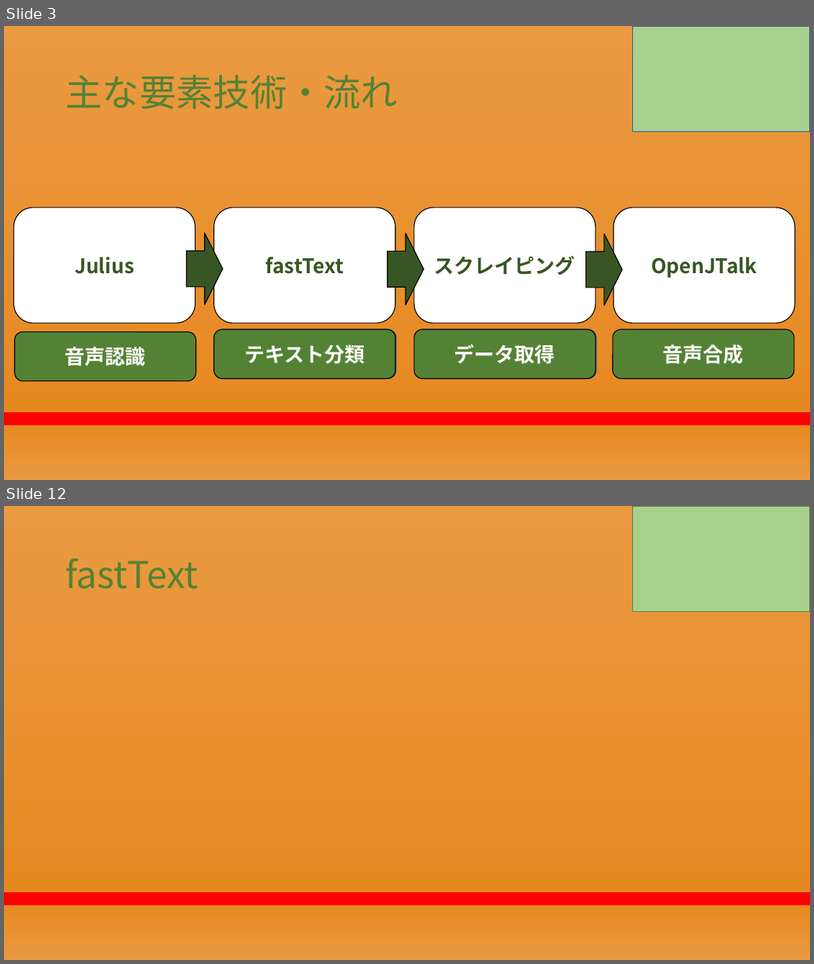
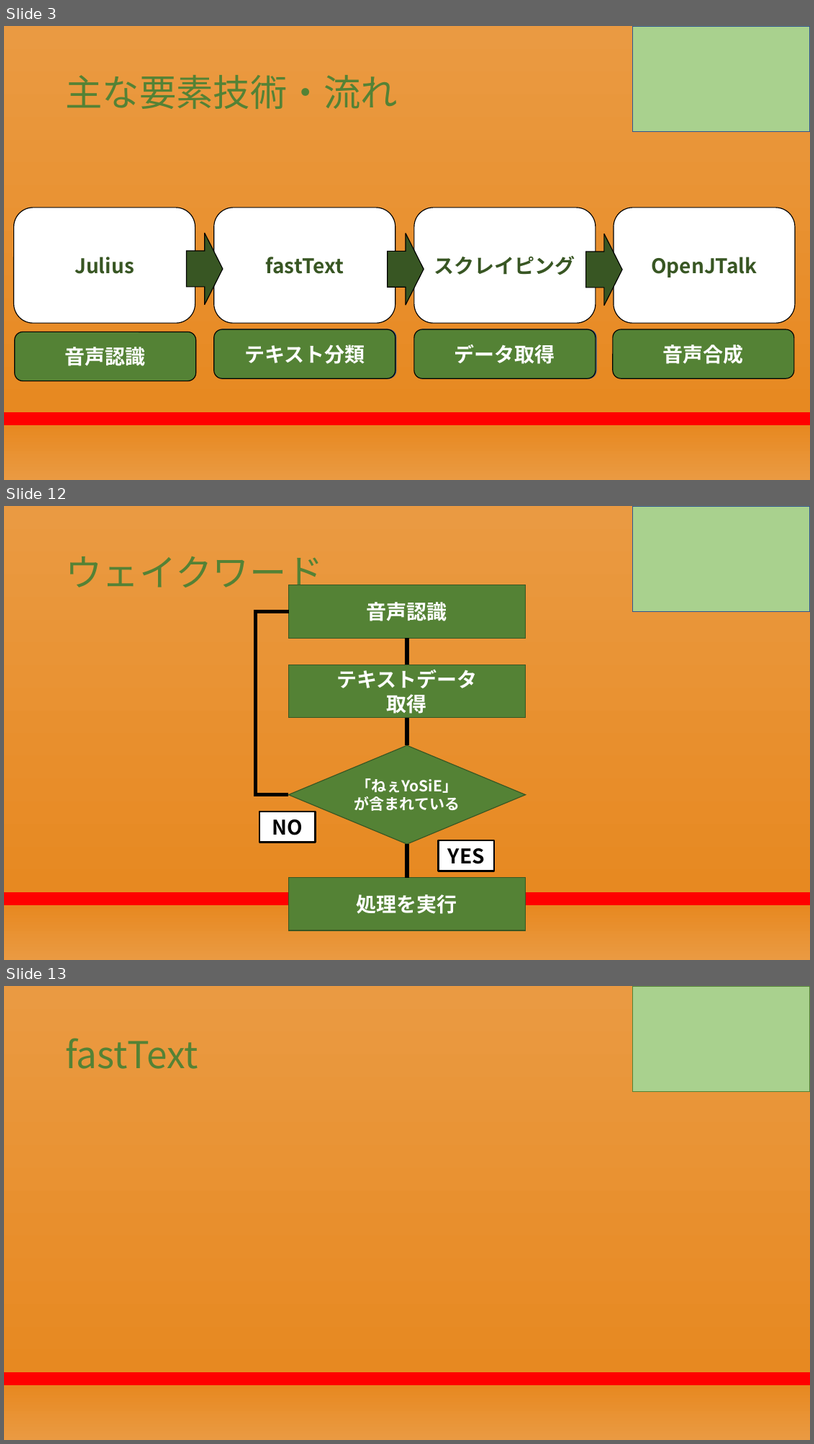
Before and after one commit to RikiishiSuzunosuke/AIspeaker_yosie, a slide deck: presentation/第二回プレゼン_アウトライン.pptx. Shown one above the other, each under a label of ours: slides 3 and 12 before the commit, slides 3, 12 and 13 after it; the slides between them are not shown. The pictures are 814x964 and 814x1444 pixels, drawn with LibreOffice and Linux fonts; fonts in the diff are those of the drawing. Boxes give left, top, right and bottom in pixels: in the first picture for what was removed or moved away, otherwise in the second. Text is boxed around its words. In the diff, an @@ line names an element or a change of style, - is before the commit and + after.

```diff
--- a/presentation/第二回プレゼン_アウトライン.pptx
+++ b/presentation/第二回プレゼン_アウトライン.pptx
@@ slide 12 added at bbox=[4, 506, 810, 960], background gradient #EA9A42 to #E78921 to #FF0000 @@
@@ rectangle added at bbox=[633, 506, 810, 611], fill #A9D18E, outline #325491 1 pt @@
@@ title added at bbox=[65, 556, 323, 595], 44 pt, text #548235 @@
+ウェイクワード
@@ rectangle added at bbox=[289, 585, 526, 638], fill #548235, outline #385723 1 pt, 24 pt, text #FFFFFF, bold @@
+音声認識
@@ elbow line added from (290, 611) to (289, 795), #000000 4.5 pt @@
@@ line added from (407, 638) to (407, 664), #000000 4.5 pt @@
@@ rectangle added at bbox=[289, 664, 526, 717], fill #548235, outline #385723 1 pt, 24 pt, text #FFFFFF, bold @@
+テキストデータ
+取得
@@ line added from (407, 718) to (407, 746), #000000 4.5 pt @@
@@ diamond added at bbox=[289, 746, 526, 844], fill #548235, outline #385723 1 pt, 18 pt, text #FFFFFF, bold @@
+「ねぇYoSiE」
+が含まれている
@@ rectangle added at bbox=[260, 811, 315, 842], fill #FFFFFF, outline #000000 2.25 pt, 24 pt, text #000000, bold @@
+NO
@@ line added from (407, 878) to (407, 844), #000000 4.5 pt @@
@@ rectangle added at bbox=[439, 840, 494, 870], fill #FFFFFF, outline #000000 2.25 pt, 24 pt, text #000000, bold @@
+YES
@@ rectangle added at bbox=[289, 878, 526, 930], fill #548235, outline #385723 1 pt, 24 pt, text #FFFFFF, bold @@
+処理を実行
@@ what was slide 12 is now slide 13 @@
```
Also in this commit, not shown: 14 slides changed, 1 other slide added, 1 slide removed.
